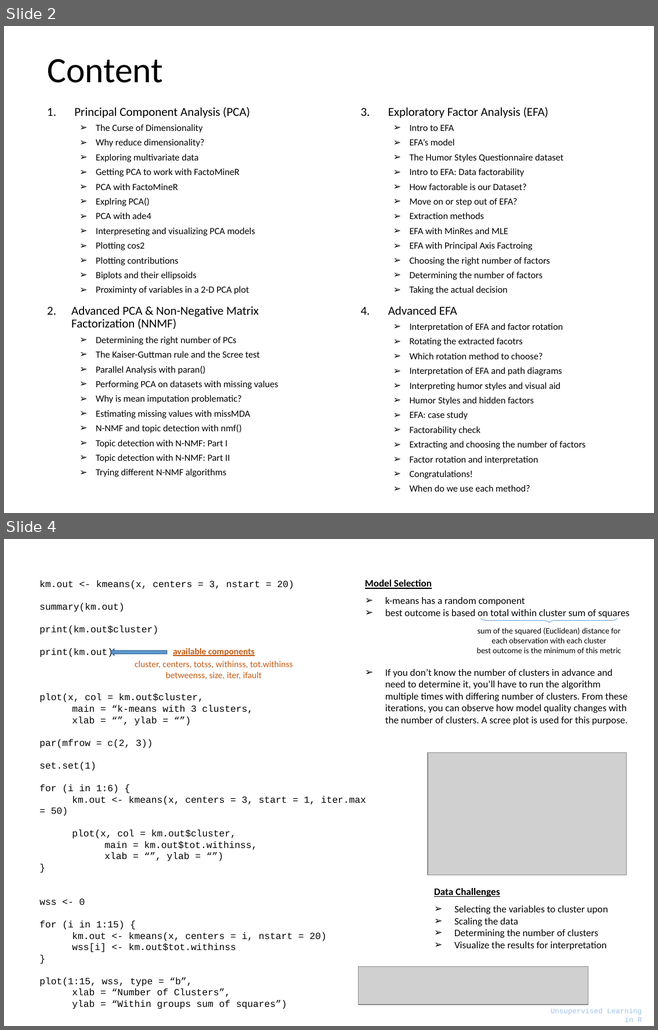
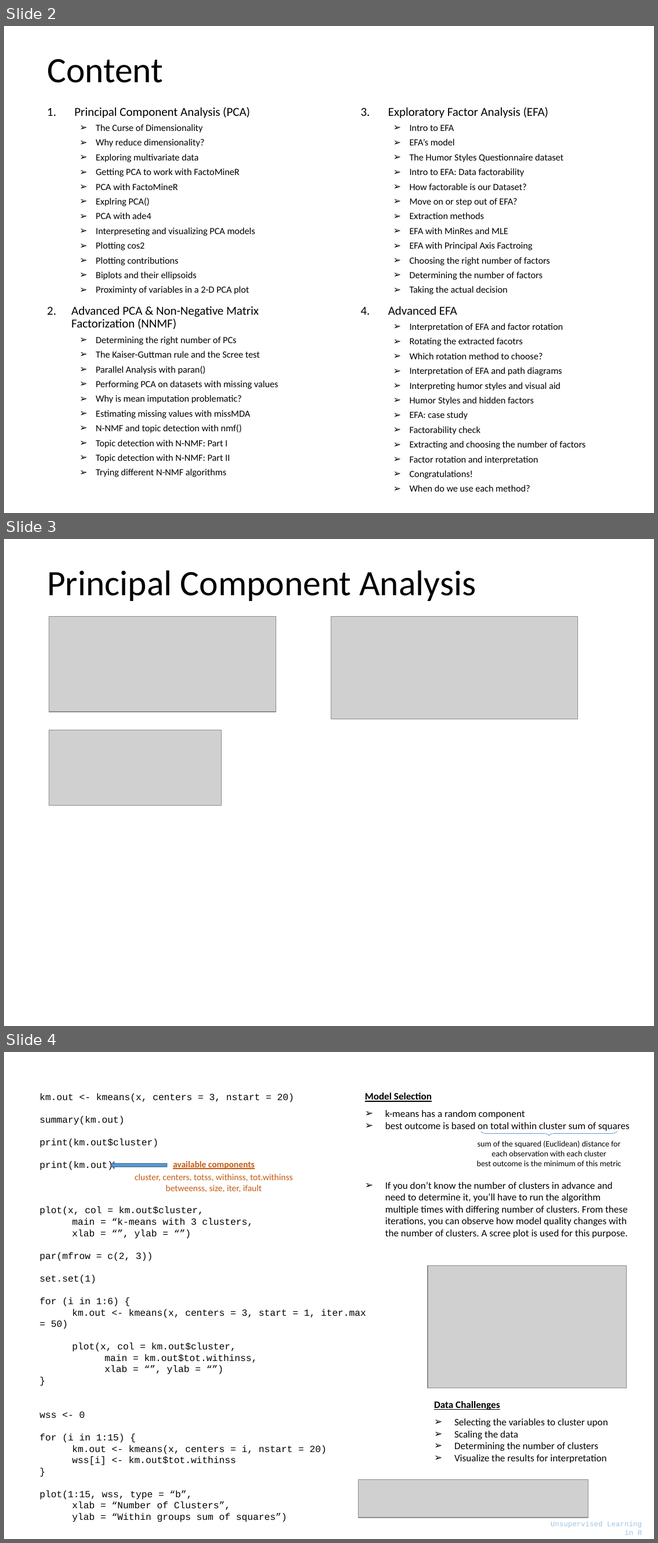
Before and after one commit to parcap/business-education, a slide deck: Track - Machine Learning/Dimensionality-Reduction-in-R/Dimensionality Reduction in R.pptx. Shown one above the other, each under a label of ours: slides 2 and 4 before the commit, slides 2, 3 and 4 after it; the slides between them are not shown. The pictures are 658x1030 and 658x1543 pixels, drawn with LibreOffice and Linux fonts; fonts in the diff are those of the drawing; grey boxes stand for pictures. Boxes give left, top, right and bottom in pixels: in the first picture for what was removed or moved away, otherwise in the second. Text is boxed around its words. In the diff, an @@ line names an element or a change of style, - is before the commit and + after.

```diff
--- a/Track - Machine Learning/Dimensionality-Reduction-in-R/Dimensionality Reduction in R.pptx
+++ b/Track - Machine Learning/Dimensionality-Reduction-in-R/Dimensionality Reduction in R.pptx
@@ slide 3 added at (4, 539, 654, 1026), background #FFFFFF @@
@@ title added at (47, 570, 476, 601), 39.6 pt, text #000000 @@
+Principal Component Analysis
@@ picture added at (49, 617, 275, 712) @@
@@ picture added at (331, 617, 577, 719) @@
@@ picture added at (49, 730, 221, 805) @@
```
Also in this commit, not shown: 1 slide removed.
